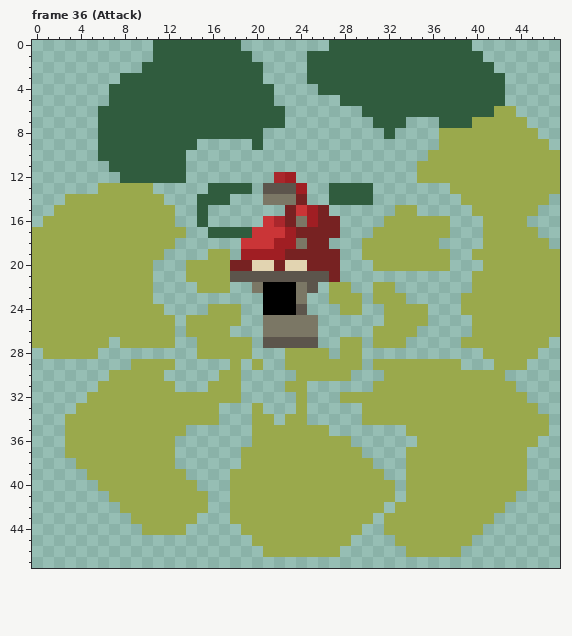
One commit to this pixel-art file: assets/textures/redmushling/red_mushling.ase. The picture above was drawn from the file before the commit.
48x48 pixels, 58 frames. Shown: frame 36 (Attack). The commit also changed other frames, which this record leaves out.
Once edited:
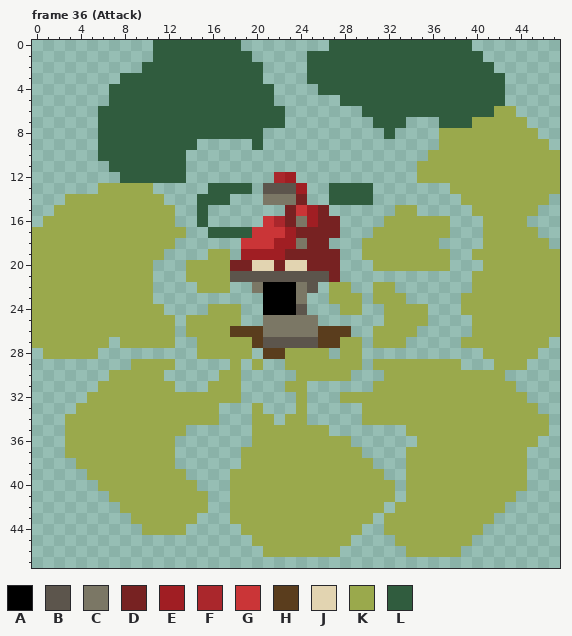
Palette (. is transparent): A #000000  B #5c554c  C #7b7765  D #772222  E #a01e23  F #aa272c  G #ca3537  H #5a3d1d  J #e2d4b1  K #9aa94c  L #305c3e
Author's note on the commit: rebalance weps, make mushlings walk! add more wep attribute lines
Diff:
--- frame 36 (Attack)
@@ x 16..30 @@
 25 KKK..CCCCC.....
-26 KK...CCCCC.....
-27 KKKK.BBBBB..KK.
-28 KKKK...KKKK.KK.
+26 KKHHHCCCCCHHH..
+27 KKKKHBBBBBHHKK.
+28 KKKK.HHKKKK.KK.
 29 ..K.K..KKKKKKK.
